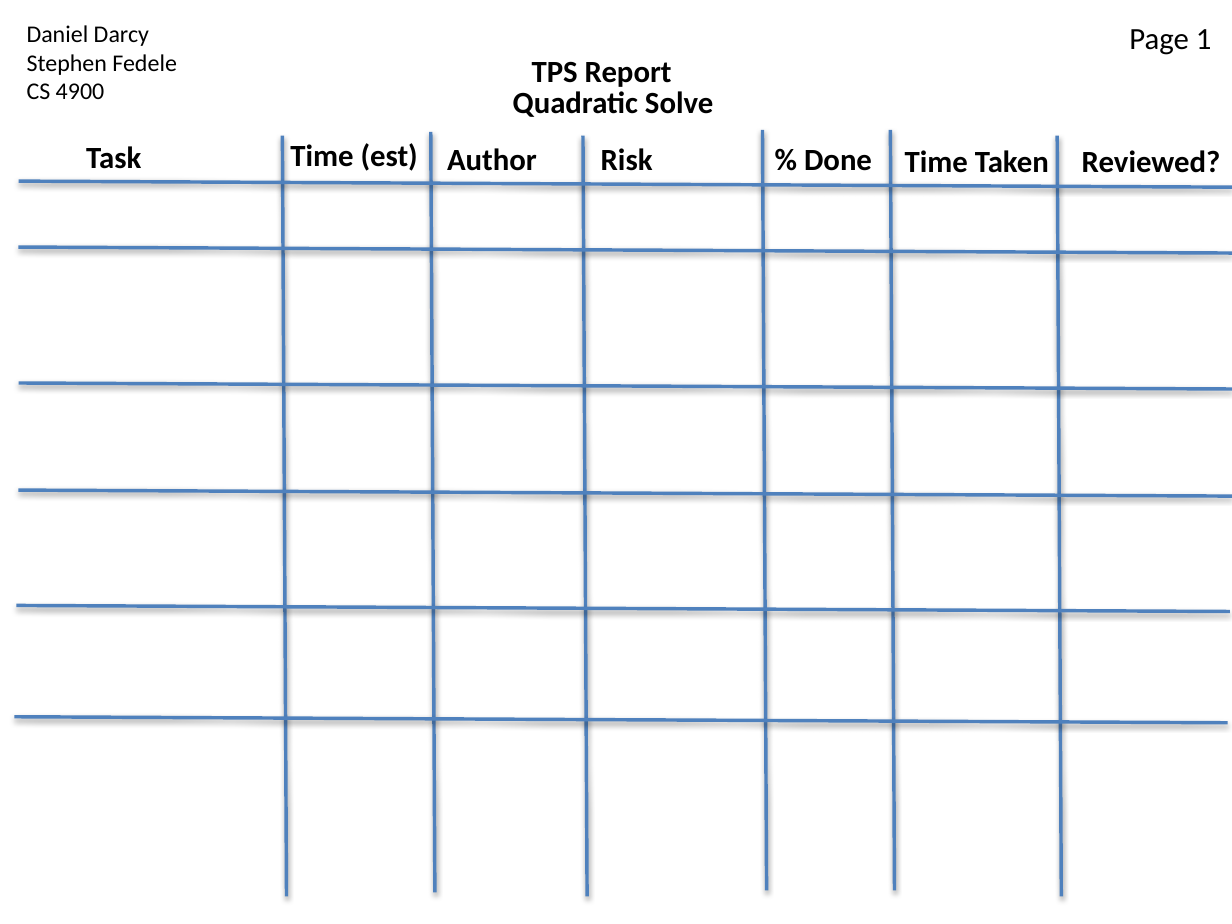
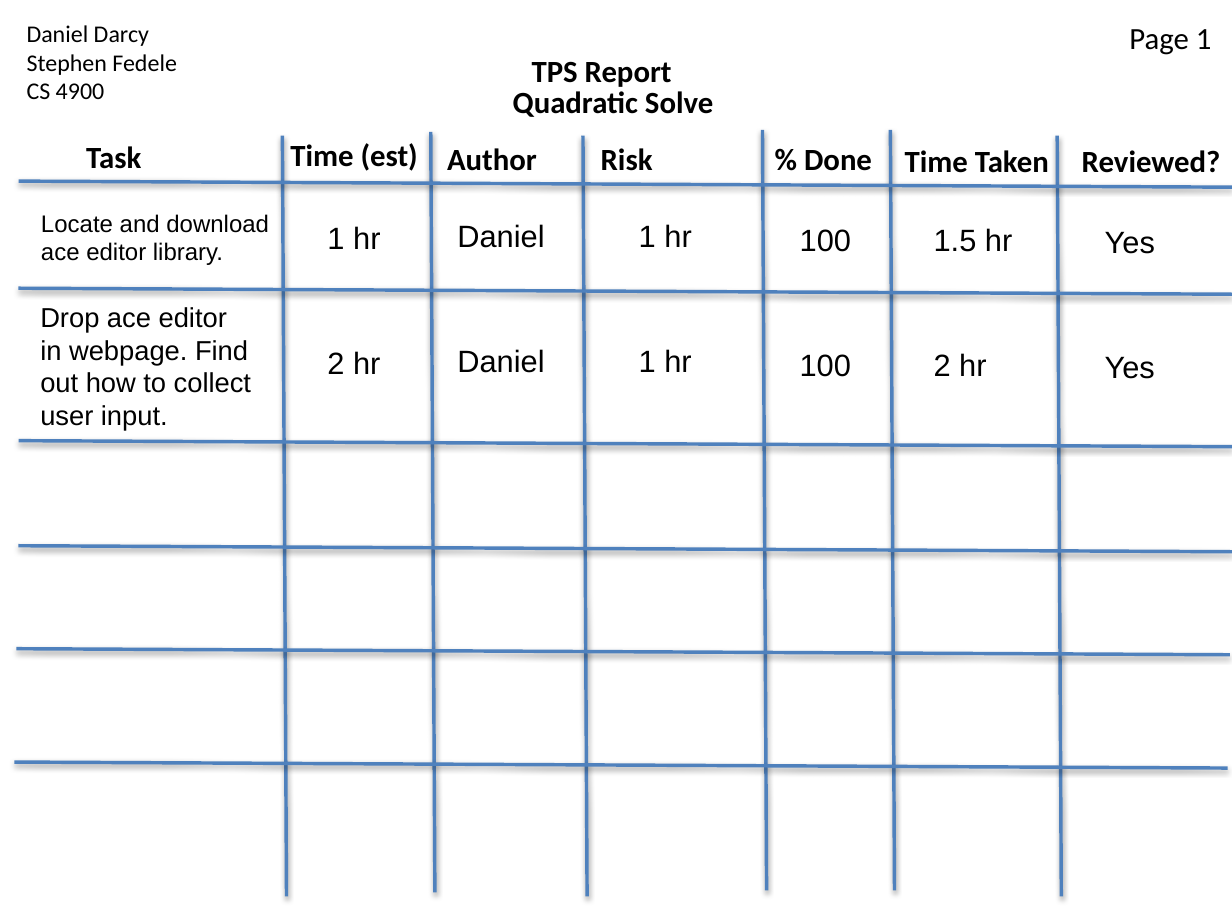
Before and after one commit to strangeprogrammer/ace, a slide deck: slide 2 of Tps_Storiess.pptx. Drawn at 1232x924 pixels with LibreOffice and Linux fonts; fonts in the diff are those of the drawing. Boxes give left, top, right and bottom in pixels: in the first picture for what was removed or moved away, otherwise in the second. Text is boxed around its words. In the diff, an @@ line names an element or a change of style, - is before the commit and + after.

```diff
--- a/Tps_Storiess.pptx
+++ b/Tps_Storiess.pptx
@@ text added at [41,214,269,265], 14 pt, text #000000 @@
+Locate and download
+ace editor library.
@@ text added at [327,226,380,249], 18 pt, text #000000 @@
+1 hr
@@ text added at [457,224,544,248], 18 pt, text #000000 @@
+Daniel
@@ text added at [639,224,691,247], 18 pt, text #000000 @@
+1 hr
@@ text added at [800,229,851,252], 18 pt, text #000000 @@
+100
@@ text added at [934,228,1012,252], 18 pt, text #000000 @@
+1.5 hr
@@ text added at [1105,231,1155,254], 18 pt, text #000000 @@
+Yes
@@ line moved from (18, 248) - (1232, 253) to (18, 288) - (1232, 294) @@
@@ text added at [40,307,251,431], 16 pt, text #000000 @@
+Drop ace editor
+in webpage. Find
+out how to collect
+user input.
@@ text added at [327,351,380,374], 18 pt, text #000000 @@
+2 hr
@@ text added at [457,349,544,373], 18 pt, text #000000 @@
+Daniel
@@ text added at [639,349,691,372], 18 pt, text #000000 @@
+1 hr
@@ text added at [800,354,851,377], 18 pt, text #000000 @@
+100
@@ text added at [934,353,986,376], 18 pt, text #000000 @@
+2 hr
@@ text added at [1105,356,1155,379], 18 pt, text #000000 @@
+Yes
@@ line moved from (18, 383) - (1232, 389) to (18, 441) - (1232, 447) @@
@@ line moved from (18, 490) - (1232, 496) to (18, 546) - (1232, 552) @@
@@ line moved from (16, 605) - (1230, 611) to (16, 649) - (1230, 654) @@
@@ line moved from (15, 717) - (1227, 723) to (15, 763) - (1227, 768) @@
```
Also in this commit, not shown: 1 other slide changed.
